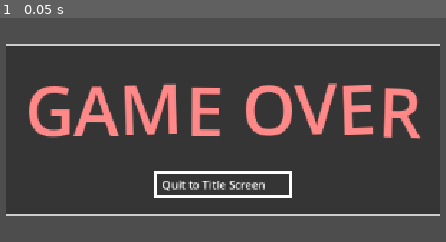
Above: before the commit, frame 1.
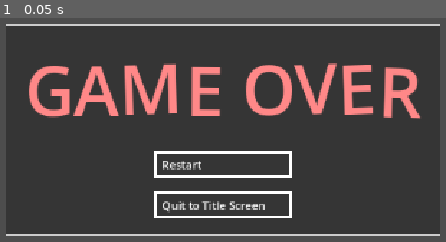
Above: after the commit, the same moment.

Repository: KIT-GameJam/dattel-jam
Game: Godot game, scene res://ui/game_over_screen.tscn
Two runs of this game, one before a commit and one after it. Both use one fixed random seed, a clock stepped at 60 frames per second and the inputs below. This scene is started directly instead of the project's main scene. Sound files missing from this copy of the repository are replaced by a short silence.
Inputs:
- Up to frame 1 (0.05 s): no input

The runs differ from the first frame. In frame 1, 20% of the frame differs, in the area x 1-99%, y 2-98%.

Commit message:
Restart button

Diff:
--- a/core/game_manager.gd
+++ b/core/game_manager.gd
@@ -32,6 +32,12 @@
 	current_game = game_scene.instantiate()
 	game_container.add_child(current_game)
 
+func restart() -> void:
+	game_container.remove_child(current_game)
+	current_game.queue_free()
+	current_game = null
+	start()
+
 func pause(show_menu: bool = true) -> void:
 	if show_menu:
 		pause_menu.show()
--- a/ui/game_over_controls.gd
+++ b/ui/game_over_controls.gd
@@ -4,3 +4,6 @@
 
 func _on_back_to_title_button_on_click() -> void:
 	Global.get_game_manager().return_to_title_screen()
+
+func _on_restart_button_on_click() -> void:
+	Global.get_game_manager().restart()
--- a/ui/game_over_controls.tscn
+++ b/ui/game_over_controls.tscn
@@ -24,9 +24,15 @@
 autowrap_mode = 0
 custom_effects = [SubResource("RichTextEffect_4jq5w")]
 
+[node name="RestartButton" parent="." unique_id=274197061 instance=ExtResource("2_qx4qs")]
+layout_mode = 2
+size_flags_horizontal = 4
+text = "Restart"
+
 [node name="BackToTitleButton" parent="." unique_id=1274416860 instance=ExtResource("2_qx4qs")]
 layout_mode = 2
 size_flags_horizontal = 4
 text = "Quit to Title Screen"
 
+[connection signal="on_click" from="RestartButton" to="." method="_on_restart_button_on_click"]
 [connection signal="on_click" from="BackToTitleButton" to="." method="_on_back_to_title_button_on_click"]
